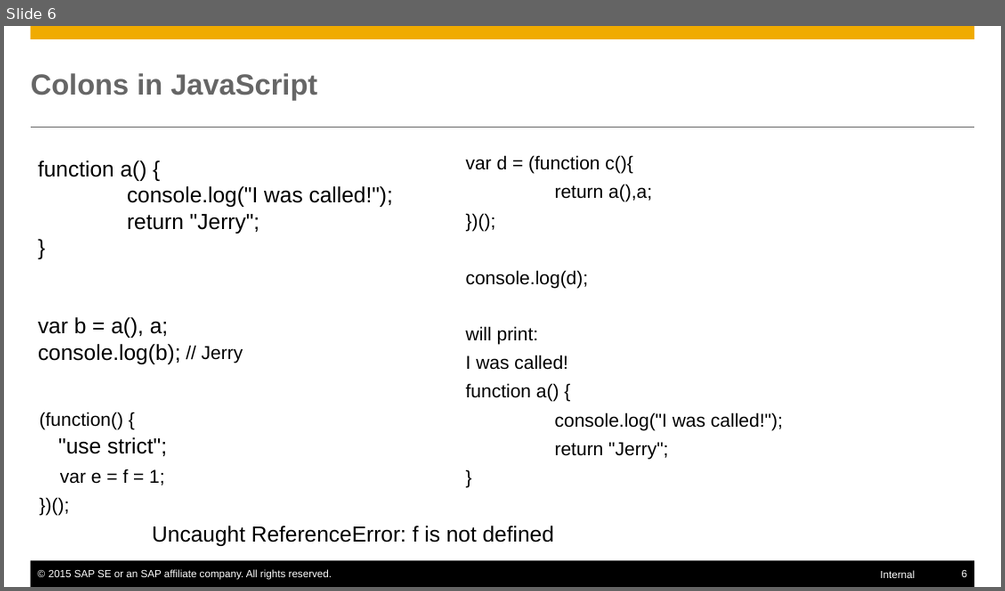
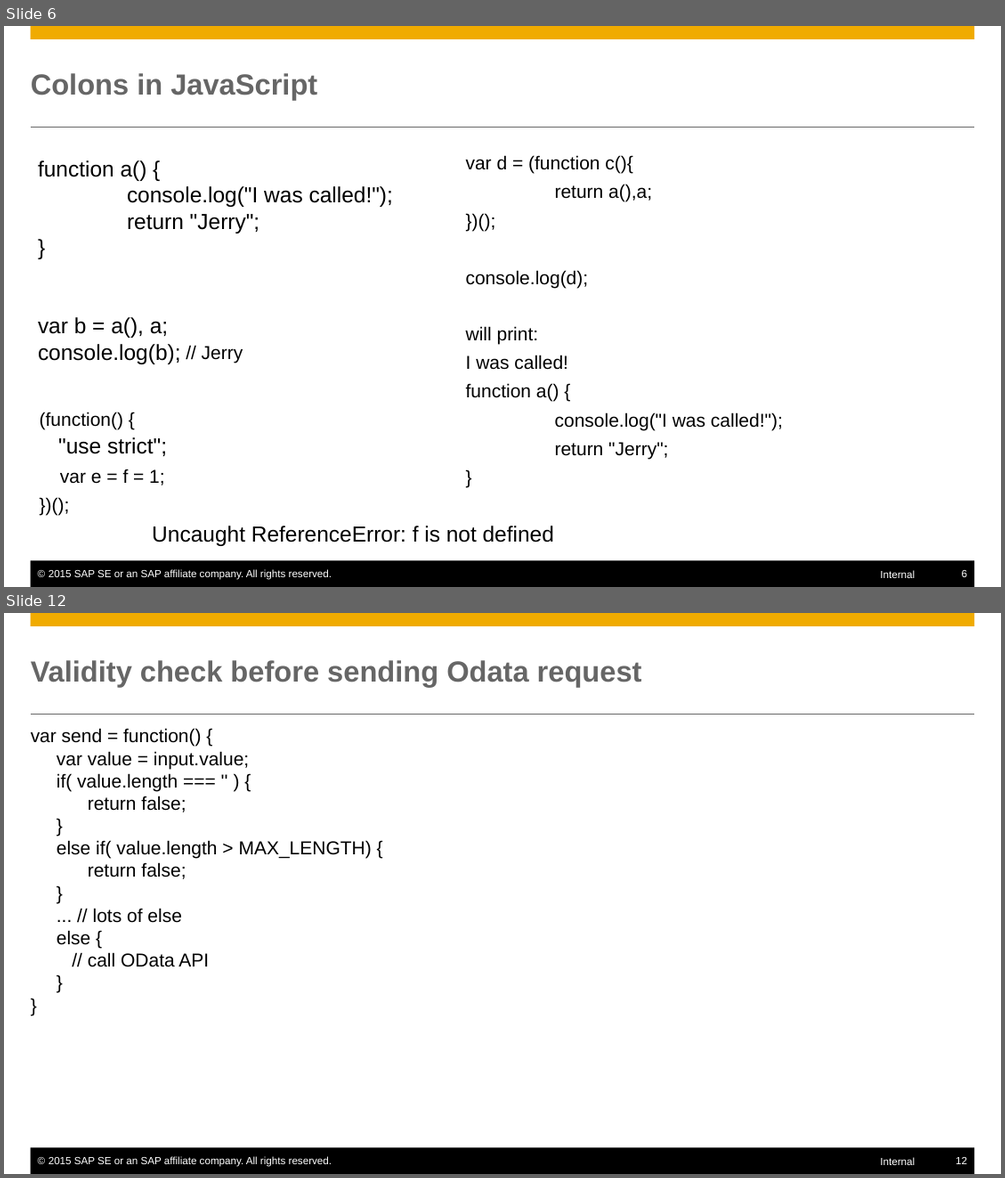
Before and after one commit to mxpang/jerryslide, a slide deck: 001_code_refact.pptx. Shown one above the other, each under a label of ours: slide 6 before the commit, slides 6 and 12 after it; the slides between them are not shown. The pictures are 1005x591 and 1005x1178 pixels, drawn with LibreOffice and Linux fonts; fonts in the diff are those of the drawing. Boxes give left, top, right and bottom in pixels: in the first picture for what was removed or moved away, otherwise in the second. Text is boxed around its words. In the diff, an @@ line names an element or a change of style, - is before the commit and + after.

```diff
--- a/001_code_refact.pptx
+++ b/001_code_refact.pptx
@@ slide 12 added at [4, 613, 1001, 1174], background #FFFFFF; not listed: 6 template elements that a slide beside it also shows @@
@@ title added at [31, 660, 642, 687], 28 pt, text #666666, bold @@
+Validity check before sending Odata request
@@ text added at [31, 728, 372, 967], 18 pt, text #000000 @@
+var send = function() {
+var value = input.value;
+if( value.length === '' ) {
+return false;
+}
+else if( value.length > MAX_LENGTH) {
+return false;
+}
+... // lots of else
+else {
+// call OData API
+}
+}
```
Also in this commit, not shown: 2 slides changed, 10 other slides added, 10 other files.
